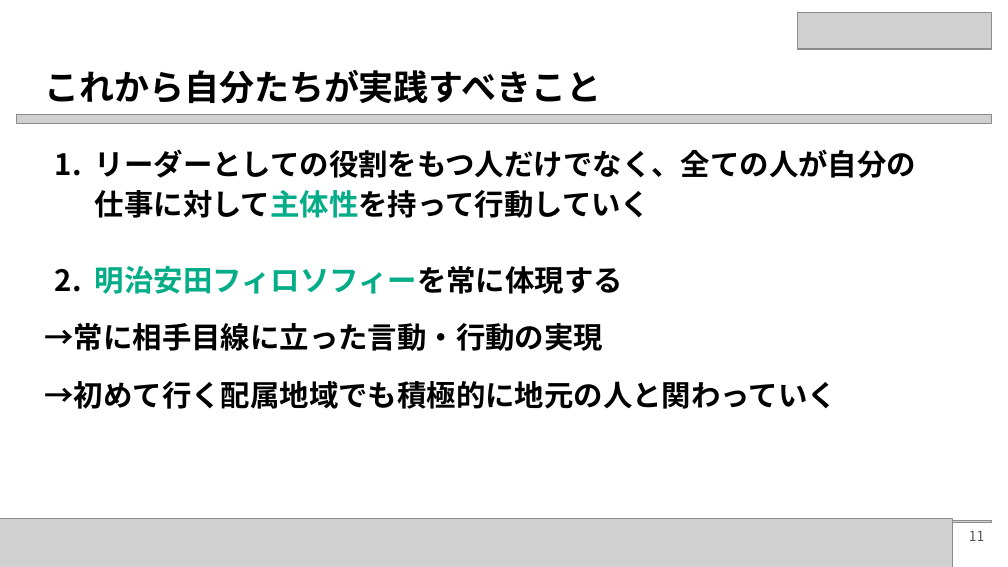
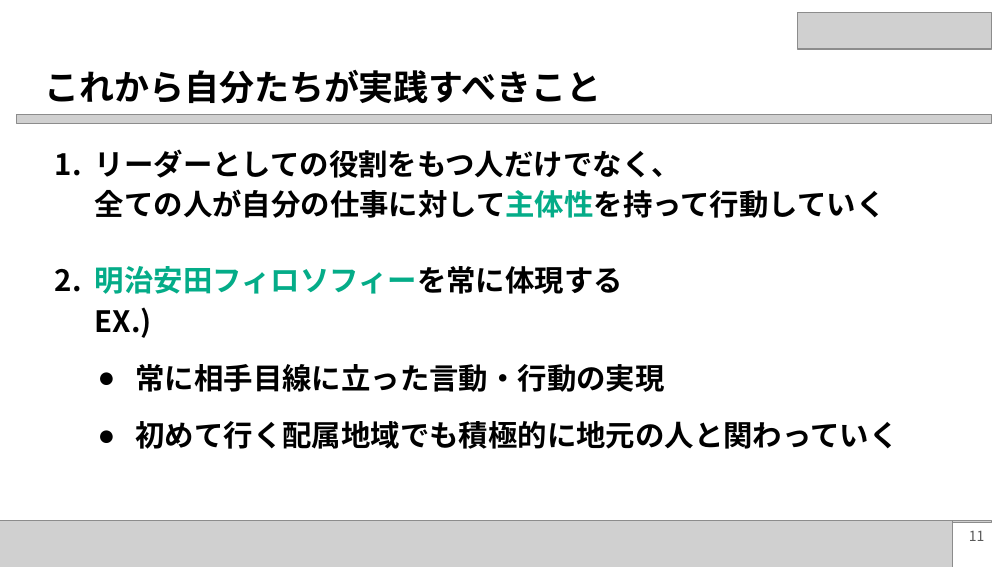
Before and after one commit to Nacchaaan/MY-presentation, a slide deck: slide 11 of 8.pptx. Drawn at 1008x567 pixels with LibreOffice and Linux fonts; fonts in the diff are those of the drawing; grey boxes stand for pictures. Boxes give left, top, right and bottom in pixels: in the first picture for what was removed or moved away, otherwise in the second. Text is boxed around its words. In the diff, an @@ line names an element or a change of style, - is before the commit and + after.

```diff
--- a/8.pptx
+++ b/8.pptx
@@ text at box(95, 149, 898, 449): text changed @@
-1. リーダーとしての役割をもつ人だけでなく、全ての人が自分の
-   仕事に対して主体性を持って行動していく
-2. 明治安田フィロソフィーを常に体現する
-→常に相手目線に立った言動・行動の実現
-→初めて行く配属地域でも積極的に地元の人と関わっていく
+1. リーダーとしての役割をもつ人だけでなく、
+   全ての人が自分の仕事に対して主体性を持って行動していく
+2. 明治安田フィロソフィーを常に体現する
+   EX.)
+  ● 常に相手目線に立った言動・行動の実現
+  ● 初めて行く配属地域でも積極的に地元の人と関わっていく
```
Also in this commit, not shown: 1 other slide changed.
